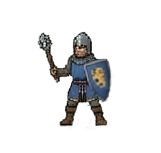
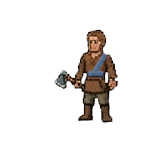
Comparing the layer stacks of the two 161 x 153 images. Changes:
hid group "maseman #1" (4 layers) over [37,29,118,130]
hid "maseman4 #1" over [37,31,116,130]
showed group "peasant" (4 layers) over [49,29,119,126]
showed "peasant4 #1", painted on it over [49,29,119,126]
